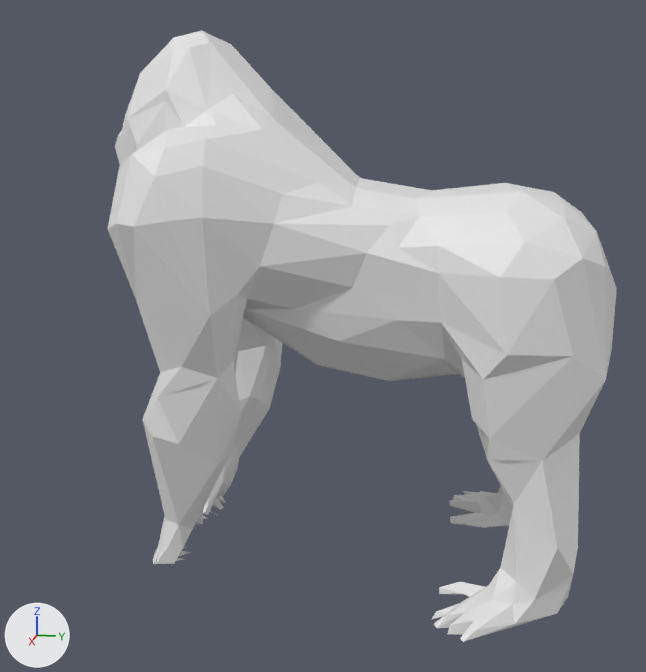
Renders of the OBJ model final_project4/Assets/Mesh/Gorilla/Walk/Gorilla_000001.obj from each side of a commit.
Both versions are drawn from a 50 mm lens placed at (3.65, 0.88, 1.9), pointed at (-0.01, 0.15, 0.99). Arrows for +X, +Y and +Z are at lower left; the lights stay in place. Where no turn or scale is listed for an object, it has been applied to the vertices.

Names of what the first picture shows: '10664_Gorilla_v2'.
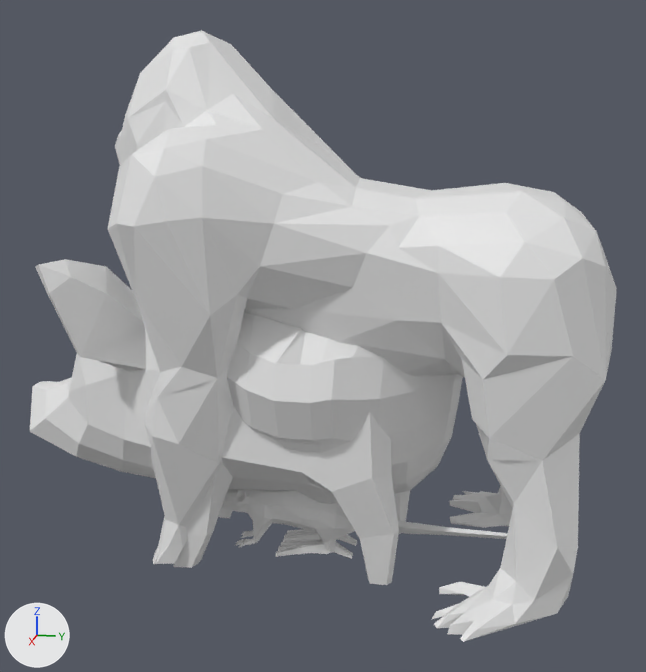
What differs and where, as boxes [x1, y1, x2, y2] in the pictures (646 x 672 px):
'pig', added: after [30, 259, 410, 585]
'Chicken', added: after [227, 193, 463, 559]
'grp1_Mesh', added: after [221, 489, 508, 555]

Edits to the bpy script that builds the scene:
```text
Add me_pig:
    me_pig.from_pydata(...)  # 244 vertices, 251 faces; spans x -0.55..0.55, y -1.2..0.7, z -0.01..1.36
Add me_grp1_mesh:
    me_grp1_mesh.from_pydata(...)  # 425 vertices, 846 faces; spans x -0.13..0.13, y -0.39..1.27, z 0.0..0.33
Add me_chicken:
    me_chicken.from_pydata(...)  # 378 vertices, 378 faces, 1 loose edge; spans x -0.48..0.47, y -0.75..0.82, z 0.0..1.69
Add ob_pig:
    ob_pig = bpy.data.objects.new('pig', me_pig)
    ob_pig.location = (0.0, 0.0, 0.0)
Add ob_grp1_mesh:
    ob_grp1_mesh = bpy.data.objects.new('grp1_Mesh', me_grp1_mesh)
    ob_grp1_mesh.location = (0.0, 0.0, 0.0)
Add ob_chicken:
    ob_chicken = bpy.data.objects.new('Chicken', me_chicken)
    ob_chicken.location = (0.0, 0.0, 0.0)
```
